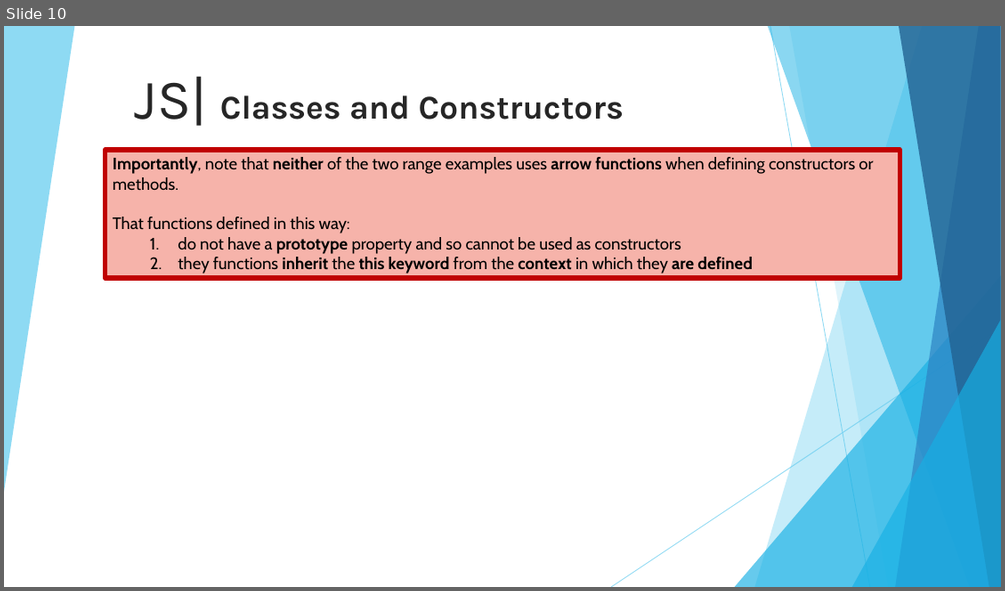
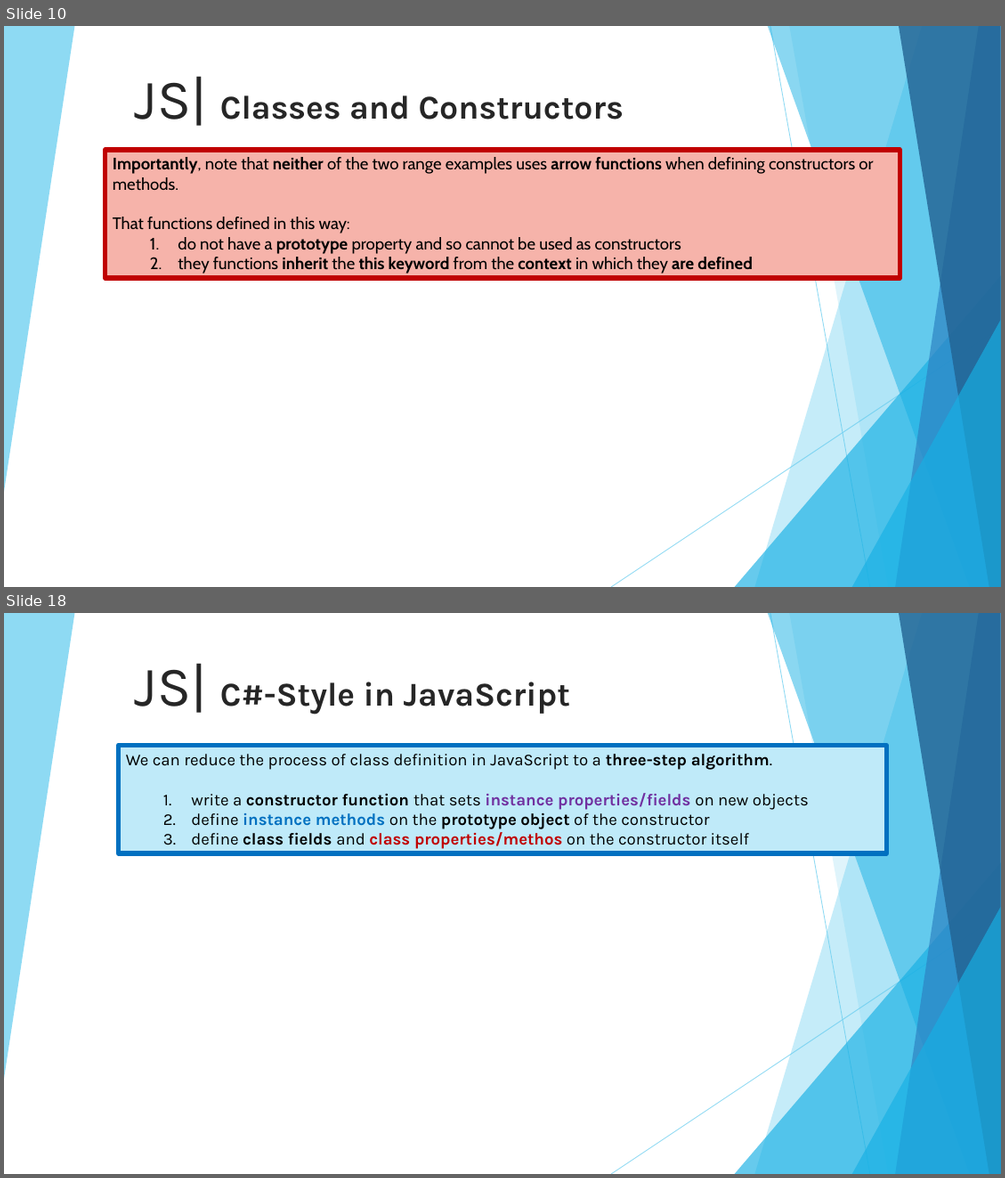
Before and after one commit to 01Primo/slides, a slide deck: 09_Javascript_Classes.pptx. Shown one above the other, each under a label of ours: slide 10 before the commit, slides 10 and 18 after it; the slides between them are not shown. The pictures are 1005x591 and 1005x1178 pixels, drawn with LibreOffice and Linux fonts; fonts in the diff are those of the drawing. Boxes give left, top, right and bottom in pixels: in the first picture for what was removed or moved away, otherwise in the second. Text is boxed around its words. In the diff, an @@ line names an element or a change of style, - is before the commit and + after.

Commit message:
Finish old style class in js

```diff
--- a/09_Javascript_Classes.pptx
+++ b/09_Javascript_Classes.pptx
@@ slide 18 added at box(4, 613, 1001, 1174), background #FFFFFF; not listed: 10 template elements that a slide beside it also shows @@
@@ title added at box(135, 663, 571, 714), 32 pt, text #262626, bold @@
+JS| C#-Style in JavaScript
@@ rectangle added at box(119, 746, 886, 854), fill #BFEAF9, outline #0070C0 4.5 pt, 16 pt, text #000000 @@
+We can reduce the process of class definition in JavaScript to a three-step algorithm.
+  1. write a constructor function that sets instance properties/fields on new objects
+  2. define instance methods on the prototype object of the constructor
+  3. define class fields and class properties/methos on the constructor itself
```
Also in this commit, not shown: 1 slide changed, 12 other slides added.
